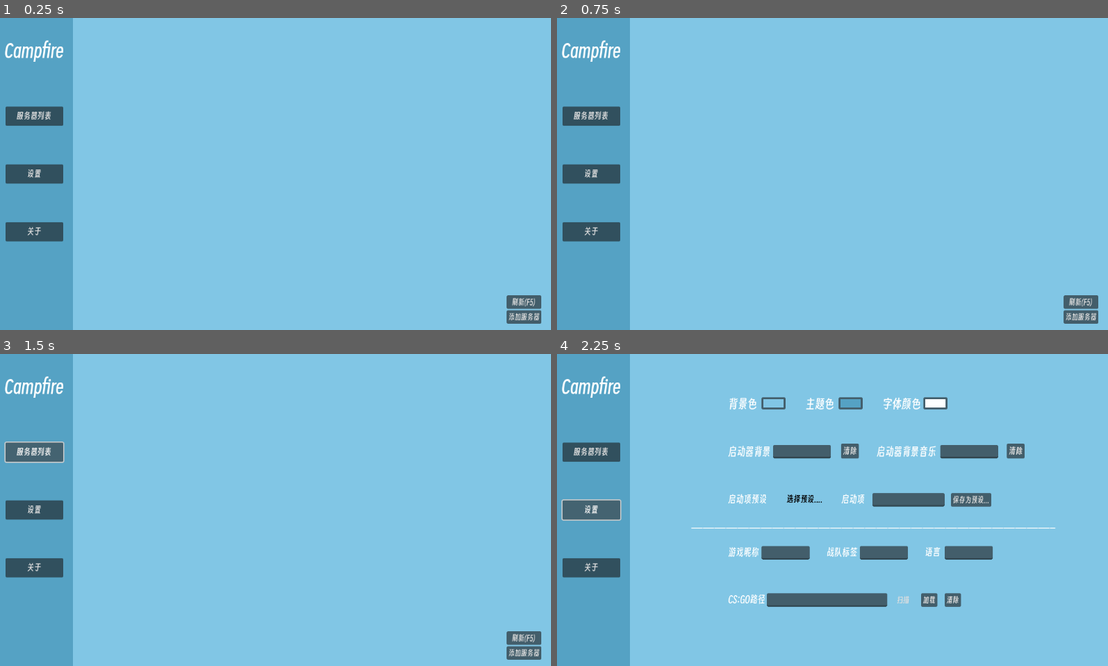
Above: before the commit, frames 1-4 (two rows, left to right).
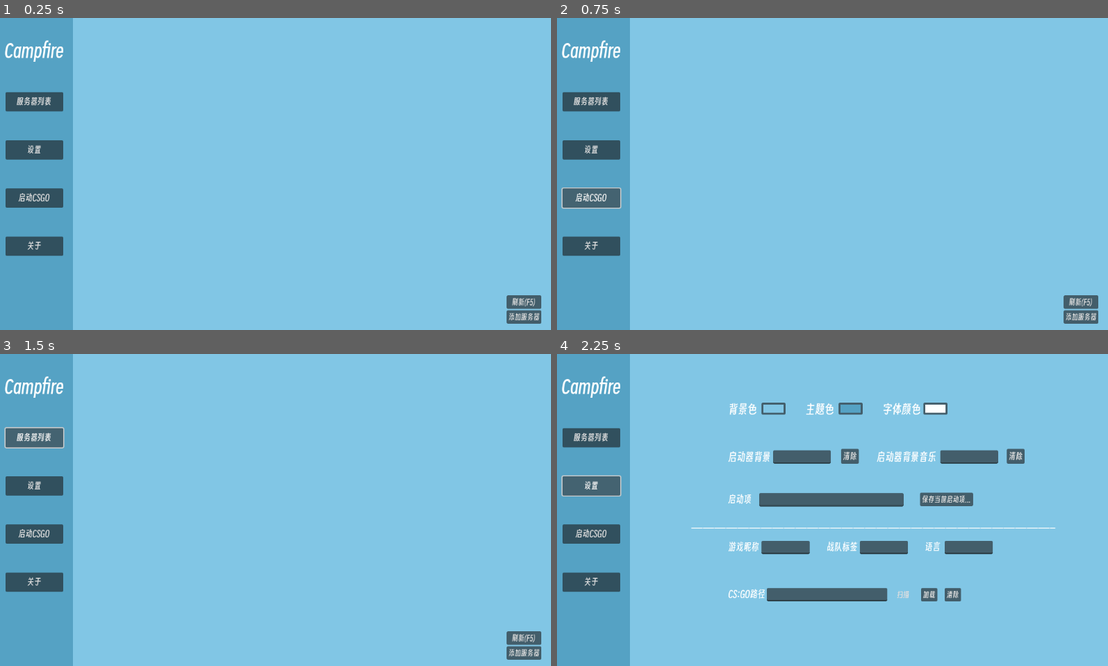
Above: after the commit, the same moments.

Repository: xuezhaju/Campfire-
Game: Godot game, scene res://scene/main_ui.tscn
The game is run twice, just before and just after one commit, with the same random seed, the same clock (stepped at 60 frames per second) and the same inputs.
Inputs (mouse positions are in pixels of both pictures, inside the frame that each line leads up to):
- Up to frame 1 (0.25 s): no input
- Up to frame 2 (0.75 s): click (590, 198) at 0.5 s, where only the run after the commit has a clickable "启动CSGO"
- Up to frame 3 (1.5 s): click "服务器列表" at 1.25 s
- Up to frame 4 (2.25 s): click "设置" at 2 s

The runs differ from the first frame. In frame 1, 3.9% of the frame differs, in the area x 1-12%, y 23-77%; in frame 2, 4.0%; in frame 3, 4.1%; in frame 4, 11%, in the area x 0-85%, y 13-82%.

Commit message:
正式1.0.0版完成提交

Diff:
--- a/scene/main_ui.gd
+++ b/scene/main_ui.gd
@@ -95,3 +95,17 @@
 func change_color():
 	background.color = Global.back_color
 	main_color.color = Global.main_color
+
+func launch_csgo():
+	var csgo_path = Global.csgo_path + "/revLoader.exe"
+
+	# 检查文件是否存在
+	if FileAccess.file_exists(csgo_path):
+		OS.execute(csgo_path, [], [], false)
+	else:
+		print("找不到CSGO可执行文件")
+		return false
+
+
+func _on_start_pressed() -> void:
+	launch_csgo()
--- a/scene/main_ui.tscn
+++ b/scene/main_ui.tscn
@@ -49,7 +49,7 @@
 [node name="VBoxContainer" type="VBoxContainer" parent="Main"]
 custom_minimum_size = Vector2(120, 648)
 layout_mode = 2
-theme_override_constants/separation = 80
+theme_override_constants/separation = 60
 alignment = 1
 
 [node name="ServerList" type="Button" parent="Main/VBoxContainer"]
@@ -65,6 +65,12 @@
 theme_override_font_sizes/font_size = 18
 text = "设置
 "
+
+[node name="Start" type="Button" parent="Main/VBoxContainer"]
+custom_minimum_size = Vector2(0, 40)
+layout_mode = 2
+theme_override_font_sizes/font_size = 18
+text = "启动CSGO"
 
 [node name="About" type="Button" parent="Main/VBoxContainer"]
 custom_minimum_size = Vector2(0, 40)
@@ -293,27 +299,10 @@
 text = "清除"
 
 [node name="启动项设置" type="HBoxContainer" parent="Setting/CenterContainer/VBoxContainer"]
-custom_minimum_size = Vector2(600, 50)
-layout_mode = 2
-theme_override_constants/separation = 155
+custom_minimum_size = Vector2(600, 25)
+layout_mode = 2
+theme_override_constants/separation = 350
 script = ExtResource("10_s2wwb")
-
-[node name="启动器预设" type="Label" parent="Setting/CenterContainer/VBoxContainer/启动项设置"]
-layout_mode = 2
-theme_override_font_sizes/font_size = 20
-text = "启动项预设"
-
-[node name="MenuButton" type="MenuButton" parent="Setting/CenterContainer/VBoxContainer/启动项设置/启动器预设"]
-custom_minimum_size = Vector2(150, 30)
-layout_mode = 0
-offset_left = 84.0
-offset_top = -3.0
-offset_right = 234.0
-offset_bottom = 28.0
-theme_override_colors/font_outline_color = Color(1, 1, 1, 1)
-theme_override_colors/font_color = Color(0, 0, 0, 1)
-theme_override_font_sizes/font_size = 18
-text = "选择预设...."
 
 [node name="启动项" type="Label" parent="Setting/CenterContainer/VBoxContainer/启动项设置"]
 layout_mode = 2
@@ -321,18 +310,15 @@
 text = "启动项"
 
 [node name="LineEdit" type="LineEdit" parent="Setting/CenterContainer/VBoxContainer/启动项设置/启动项"]
-custom_minimum_size = Vector2(150, 25)
+custom_minimum_size = Vector2(300, 25)
 layout_mode = 0
 offset_left = 64.0
 offset_right = 164.0
 offset_bottom = 28.0
 
-[node name="Save" type="Button" parent="Setting/CenterContainer/VBoxContainer/启动项设置/启动项"]
-layout_mode = 0
-offset_left = 227.0
-offset_right = 311.0
-offset_bottom = 28.0
-text = "保存为预设..."
+[node name="Save" type="Button" parent="Setting/CenterContainer/VBoxContainer/启动项设置"]
+layout_mode = 2
+text = "保存当前启动项..."
 
 [node name="UserSettings" type="HBoxContainer" parent="Setting/CenterContainer/VBoxContainer"]
 custom_minimum_size = Vector2(600, 50)
@@ -473,6 +459,7 @@
 
 [connection signal="pressed" from="Main/VBoxContainer/ServerList" to="." method="_on_server_list_pressed"]
 [connection signal="pressed" from="Main/VBoxContainer/Settings" to="." method="_on_settings_pressed"]
+[connection signal="pressed" from="Main/VBoxContainer/Start" to="." method="_on_start_pressed"]
 [connection signal="pressed" from="Main/VBoxContainer/About" to="." method="_on_about_pressed"]
 [connection signal="pressed" from="ServerList/AddServer" to="ServerList/ServerList" method="_on_add_server_pressed"]
 [connection signal="pressed" from="ServerList/F5" to="ServerList/ServerList" method="_on_f_5_pressed"]
--- a/scene/启动项设置.gd
+++ b/scene/启动项设置.gd
@@ -1,37 +1,90 @@
 extends HBoxContainer
 
-@onready var menu_button: MenuButton = $启动器预设/MenuButton
 @onready var line_edit: LineEdit = $启动项/LineEdit
-@onready var save: Button = $启动项/Save
+@onready var save: Button = $Save
 
+# 默认启动参数
+const DEFAULT_ARGS = "csgo.exe -steam -silent"
 # 预设文件保存路径
 var PRESET_PATH = Global.settings_save_path
 
 func _ready():
 	# 连接按钮信号
 	save.pressed.connect(_on_save_pressed)
-	menu_button.get_popup().id_pressed.connect(_on_preset_selected)
+	# 显示当前非默认启动项
+	_display_custom_args()
 
-	# 加载现有预设列表
-	_load_presets()
+# 显示当前非默认启动参数
+func _display_custom_args():
+	var rev_ini = _read_rev_ini()
+	if rev_ini != "":
+		var proc_args = _get_proc_args(rev_ini)
+		if proc_args != "":
+			# 移除默认参数部分
+			var custom_args = proc_args.replace(DEFAULT_ARGS, "").strip_edges()
+			line_edit.text = custom_args
+
+
+# 获取ProcName=后面的全部内容
+func _get_proc_args(content: String) -> String:
+	var lines = content.split("\n")
+	var in_loader_section = false
+
+	for line in lines:
+		if line.begins_with("[Loader]"):
+			in_loader_section = true
+		elif in_loader_section and line.begins_with("ProcName="):
+			return line.trim_prefix("ProcName=").strip_edges()
+		elif line.begins_with("[") and line != "[Loader]":
+			in_loader_section = false
+	return ""
+
 
 # 保存按钮按下时的处理
 func _on_save_pressed():
 	var input_text = line_edit.text.strip_edges()
-	if input_text == "":
-		print("输入为空")
-		return
-
 	var rev_ini = _read_rev_ini()
 	if rev_ini == "":
 		print("无法读取rev.ini文件")
 		return
 
-	rev_ini = _append_to_procname(rev_ini, input_text)
+	# 组合默认参数和用户输入
+	var full_args = DEFAULT_ARGS
+	if input_text != "":
+		full_args += " " + input_text
+
+	rev_ini = _update_proc_args(rev_ini, full_args)
 	_save_rev_ini(rev_ini)
 
 	print("保存成功")
-	line_edit.text = ""
+	line_edit.text = input_text  # 保留用户输入
+
+func _update_proc_args(content: String, new_args: String) -> String:
+	var lines = content.split("\n")
+	var new_lines = []
+	var in_loader_section = false
+	var procname_updated = false
+
+	for line in lines:
+		if line.begins_with("[Loader]"):
+			in_loader_section = true
+			new_lines.append(line)
+		elif in_loader_section and line.begins_with("ProcName="):
+			new_lines.append("ProcName=" + new_args)
+			procname_updated = true
+		elif line.begins_with("[") and line != "[Loader]":
+			in_loader_section = false
+			new_lines.append(line)
+		else:
+			new_lines.append(line)
+
+	# 如果没有Loader部分，则创建
+	if not procname_updated:
+		new_lines.append("[Loader]")
+		new_lines.append("ProcName=" + new_args)
+
+	return "\n".join(new_lines)
+
 
 
 func _append_to_procname(content: String, new_value: String) -> String:
@@ -61,19 +114,6 @@
 
 
 # 选择预设时的处理
-func _on_preset_selected(id):
-	var preset_name = menu_button.get_popup().get_item_text(id)
-	if preset_name == "无可用预设":
-		return
-
-	var preset_path = PRESET_PATH.path_join(preset_name + ".ini")
-
-	if FileAccess.file_exists(preset_path):
-		var preset_content = FileAccess.get_file_as_string(preset_path)
-		_save_rev_ini(preset_content)
-		print("已加载预设: " + preset_name)
-	else:
-		print("预设文件不存在: " + preset_path)
 
 # 读取rev.ini内容
 func _read_rev_ini() -> String:
@@ -126,31 +166,3 @@
 	print("rev.ini已更新")
 
 # 加载预设列表
-func _load_presets():
-	var dir = DirAccess.open(PRESET_PATH)
-	if dir == null:
-		print("无法访问预设目录: ", PRESET_PATH)
-		_show_no_presets()
-		return
-
-	var popup = menu_button.get_popup()
-	popup.clear()
-
-	var presets_found = false
-	dir.list_dir_begin()
-	var file_name = dir.get_next()
-	while file_name != "":
-		if not file_name.begins_with(".") and file_name.ends_with(".ini"):
-			var preset_name = file_name.trim_suffix(".ini")
-			popup.add_item(preset_name)
-			presets_found = true
-		file_name = dir.get_next()
-
-	if not presets_found:
-		_show_no_presets()
-
-func _show_no_presets():
-	var popup = menu_button.get_popup()
-	popup.clear()
-	popup.add_item("无可用预设")
-	popup.set_item_disabled(0, true)
